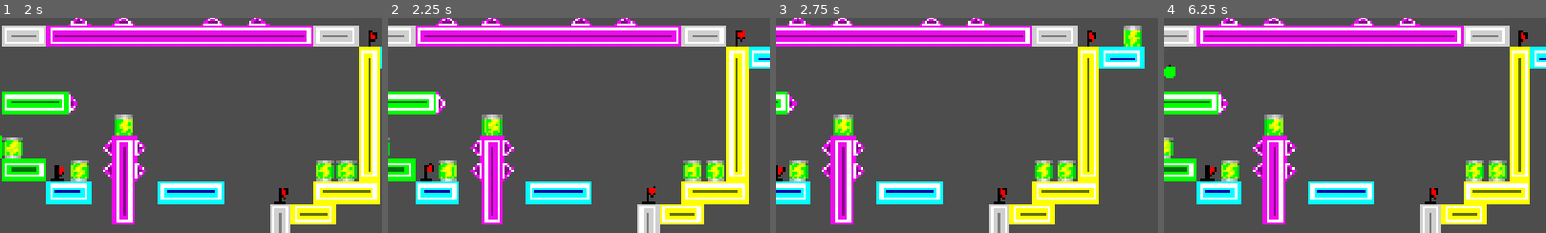
Above: before the commit, frames 1-4 (left to right).
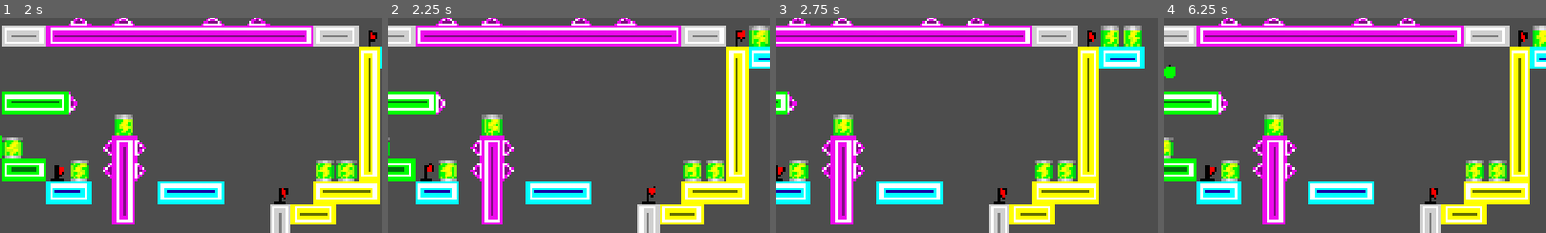
Above: after the commit, the same moments.

Repository: CraftyAlpaca/Bounce-World
Game: Godot game, scene res://menu.tscn
Two runs of this game, one before a commit and one after it. Both use one fixed random seed, a clock stepped at 60 frames per second and the inputs below.
Inputs:
- Up to frame 1 (2 s): click "Play" at 0.5 s; hold D (right) from 1.28 s (still down)
- Up to frame 2 (2.25 s): keep holding D (right)
- Up to frame 3 (2.75 s): keep holding D (right)
- Up to frame 4 (6.25 s): release D (right) at 2.78 s; hold A (left) 2.78-5.03 s; tap Enter at 5 s; hold D (right) from 5.03 s (still down)
The pictures show only the part of the screen within x 50-100%, y 48-98%; the shares and areas given below are measured in that part.

Frame 1 is identical in both runs. In frame 2, 0.5% of the frame differs, in the area x 94-100%, y 3-14%; in frame 3, 0.5%; in frame 4, 0.3%.

Commit message:
Level build update

Diff:
--- a/level 1.tscn
+++ b/level 1.tscn
@@ -52,7 +52,7 @@
 
 [node name="TileMapLayer" type="TileMapLayer" parent="." unique_id=1896255164]
 scale = Vector2(4, 4)
-tile_map_data = PackedByteArray("AAD//wcAAgAAAAAAAAAAAAcAAgA …(4256 unchanged characters)… EAAMAAAAXAO3/AgAAAAIAAAAYAO3/AgACAAIAAAA=")
+tile_map_data = PackedByteArray("AAD//wcAAgAAAAAAAAAAAAcAAgA …(4256 unchanged characters)… EAAMAAAAXAO3/AgAAAAIAAAAYAO3/AgACAAIAAAAYAOz/AwAAAAAABAAbAOr/AgAAAAIAAAAcAOr/AgACAAIAAAAHAPv/AwAAAAAABAA=")
 tile_set = ExtResource("5_u82o0")
 
 [connection signal="button_down" from="RigidBody2D/Camera2D/PanelContainer/CenterContainer/VBoxContainer/Button" to="RigidBody2D/Camera2D/PanelContainer" method="_on_button_button_down"]
@@ -130,3 +130,5 @@
 [connection signal="body_entered" from="TileMapLayer/@Area2D@44890" to="TileMapLayer/@Area2D@44890" method="_on_body_entered"]
 [connection signal="body_entered" from="TileMapLayer/@Area2D@44903" to="TileMapLayer/@Area2D@44903" method="_on_body_entered"]
 [connection signal="body_entered" from="TileMapLayer/@Area2D@44907" to="TileMapLayer/@Area2D@44907" method="_on_body_entered"]
+[connection signal="body_entered" from="TileMapLayer/@Area2D@44927" to="TileMapLayer/@Area2D@44927" method="_on_body_entered"]
+[connection signal="body_entered" from="TileMapLayer/@Area2D@44931" to="TileMapLayer/@Area2D@44931" method="_on_body_entered"]
